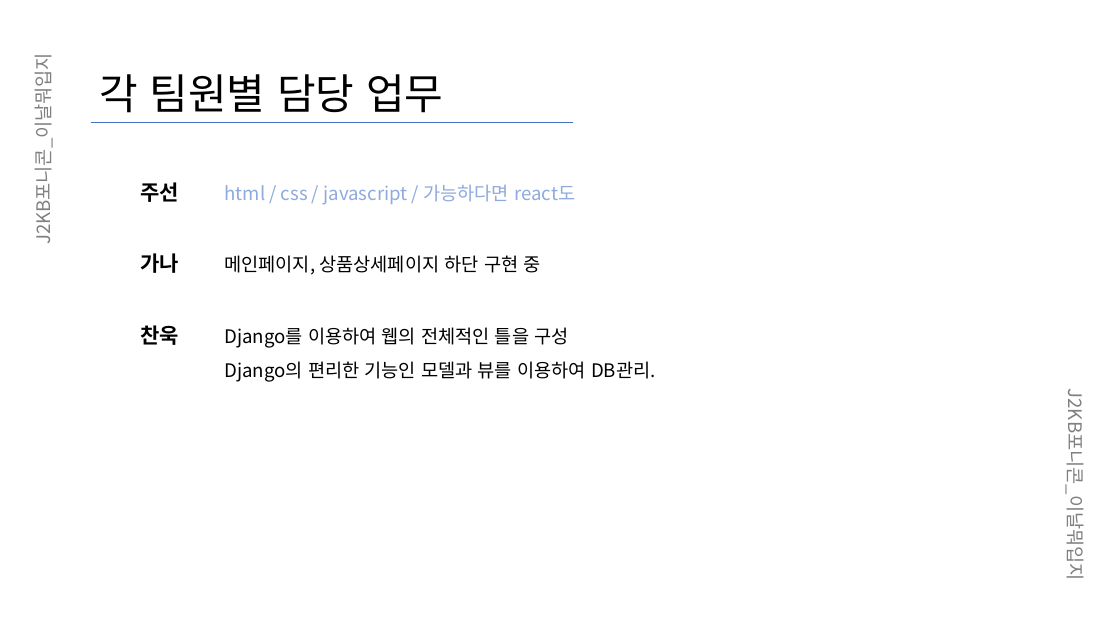
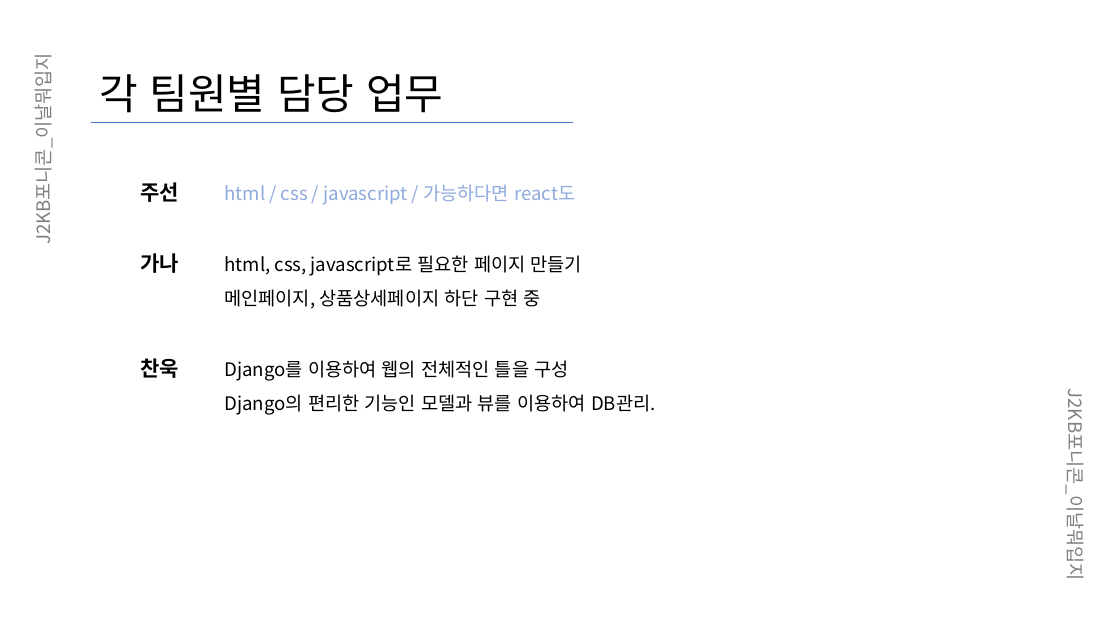
Before and after one commit to JinAru16/Django, a slide deck: slide 7 of 이날뭐입지_중간발표.pptx. Drawn at 1120x630 pixels with LibreOffice and Linux fonts; fonts in the diff are those of the drawing. Boxes give left, top, right and bottom in pixels: in the first picture for what was removed or moved away, otherwise in the second. Text is boxed around its words. In the diff, an @@ line names an element or a change of style, - is before the commit and + after.

Commit message:
Update 이날뭐입지_중간발표.pptx
주선님,
-팀설명에서 파란색 부분
-현재까지 구형된 사항에서 파란색 부분 이미지 삽입 부탁드려요. 상세페이지 구현 어려울 것 같으면 빼세요.
-담당한 업무 적어주시면 됩니다.

```diff
--- a/이날뭐입지_중간발표.pptx
+++ b/이날뭐입지_중간발표.pptx
@@ text at (x1=141, y1=253, x2=582, y2=309): text changed @@
-가나 메인페이지, 상품상세페이지 하단 구현 중
+가나 html, css, javascript로 필요한 페이지 만들기
+메인페이지, 상품상세페이지 하단 구현 중
```
Also in this commit, not shown: 5 other slides changed.
